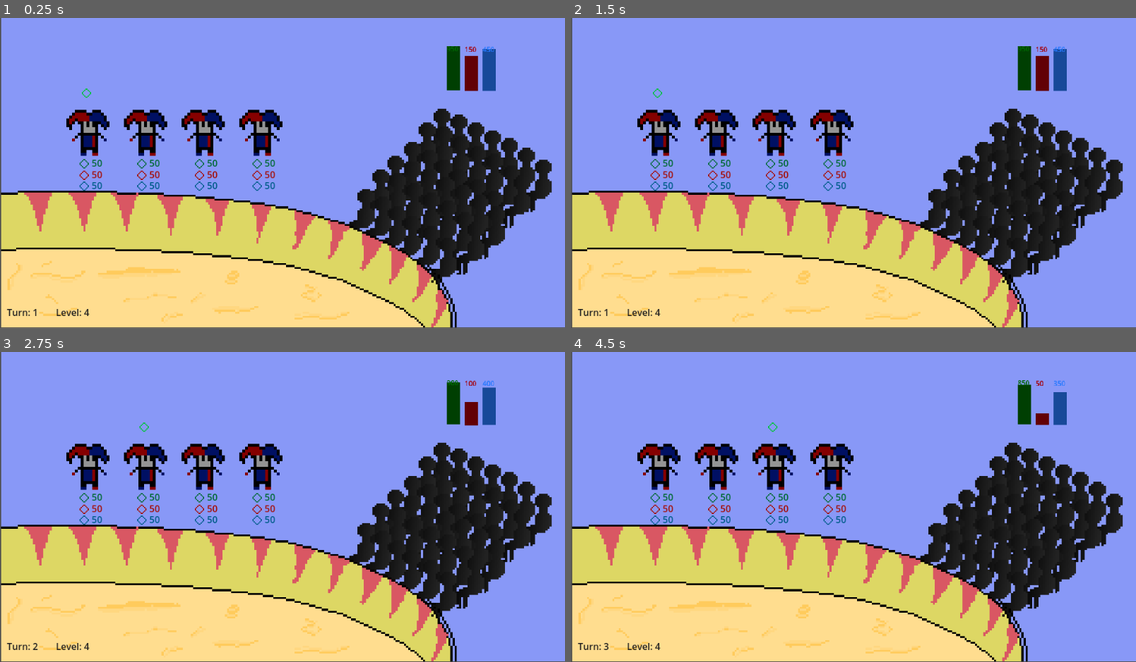
Above: before the commit, frames 1-4 (two rows, left to right).
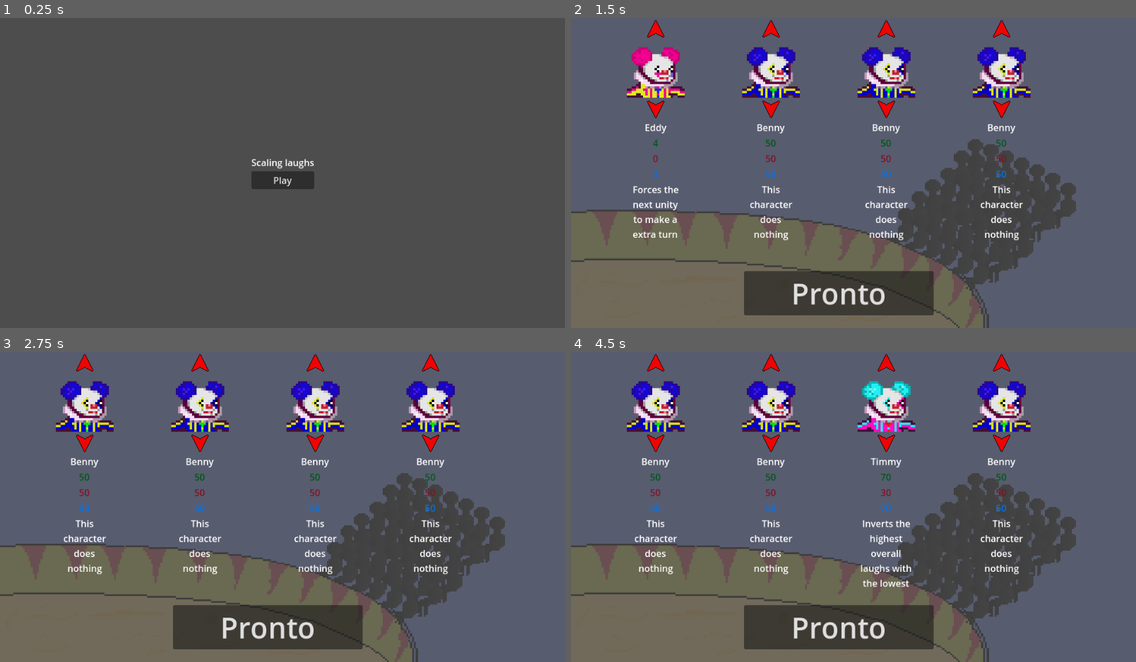
Above: after the commit, the same moments.

Repository: TNicoletti/MakeMeLaughGJ
Game: Godot game, scene res://Scenes/Menu.tscn
Same seed, same stepped clock (60 frames per second), same inputs: the game is played once before the commit and once after it. Before the commit the project starts from res://Scenes/Main.tscn. The engine's default icon, where the game draws it, is replaced by a stand-in: a white triangle on a blue panel in a dark square.
Inputs (mouse positions are in pixels of both pictures, inside the frame that each line leads up to):
- Up to frame 1 (0.25 s): no input
- Up to frame 2 (1.5 s): click (853, 179) at 0.5 s, where only the run after the commit has a clickable "Play"; click (655, 30) at 1.27 s
- Up to frame 3 (2.75 s): click (84, 441) at 2.02 s
- Up to frame 4 (4.5 s): click (887, 441) at 2.77 s; click (836, 627) at 3.5 s, where only the run after the commit has a clickable "Pronto"; click (610, 367) at 4.25 s, where only the run after the commit has a clickable "Give up"

The runs differ from the first frame. In frame 1, 100% of the frame differs, in the area x 0-100%, y 0-100%; in frame 2, 100%; in frame 3, 100%; in frame 4, 100%.

Commit message:
Made some visual improvements, some balance changes

Diff:
--- a/Scenes/Main.tscn
+++ b/Scenes/Main.tscn
@@ -1,27 +1,28 @@
-[gd_scene load_steps=4 format=3 uid="uid://cwdjy5dvlw4vf"]
+[gd_scene load_steps=5 format=3 uid="uid://cwdjy5dvlw4vf"]
 
 [ext_resource type="Script" path="res://Scripts/fight_manager.gd" id="2_is5p3"]
 [ext_resource type="Texture2D" uid="uid://dftft0tkabfnl" path="res://Sprites/Cenary.png" id="2_sa45l"]
 [ext_resource type="AudioStream" uid="uid://cmfatc37y1xap" path="res://Sound/Música jogo.wav" id="3_03qj6"]
+[ext_resource type="Script" path="res://Scripts/btn_give_up.gd" id="4_lrslk"]
 
 [node name="Main" type="Node2D"]
 
 [node name="Cenary" type="Sprite2D" parent="."]
-position = Vector2(666.062, 199)
-scale = Vector2(3.65806, 3.4)
+position = Vector2(700, 165.5)
+scale = Vector2(3.86777, 3.735)
 texture = ExtResource("2_sa45l")
 
 [node name="pos_a_1" type="Node2D" parent="."]
-position = Vector2(150, 200)
+position = Vector2(77, 398)
 
 [node name="pos_a_2" type="Node2D" parent="."]
-position = Vector2(250, 200)
+position = Vector2(177, 398)
 
 [node name="pos_a_3" type="Node2D" parent="."]
-position = Vector2(350, 200)
+position = Vector2(277, 398)
 
 [node name="pos_a_4" type="Node2D" parent="."]
-position = Vector2(450, 200)
+position = Vector2(377, 398)
 
 [node name="pos_e_1" type="Node2D" parent="."]
 position = Vector2(817, 85)
@@ -29,23 +30,34 @@
 [node name="FM" type="Node" parent="."]
 script = ExtResource("2_is5p3")
 turns = 16
+print_turns = false
 
 [node name="turn_label" type="Label" parent="."]
 modulate = Color(0.12549, 0.12549, 0.12549, 1)
-offset_left = 12.0
-offset_top = 501.0
-offset_right = 66.0
-offset_bottom = 524.0
+offset_left = 160.0
+offset_top = 21.0
+offset_right = 214.0
+offset_bottom = 44.0
 text = "Turn: 0"
 
 [node name="level_label" type="Label" parent="."]
 modulate = Color(0.12549, 0.12549, 0.12549, 1)
-offset_left = 97.0
-offset_top = 501.0
-offset_right = 151.0
-offset_bottom = 524.0
+offset_left = 245.0
+offset_top = 21.0
+offset_right = 303.0
+offset_bottom = 44.0
 text = "Level: 0"
 
 [node name="AudioStreamPlayer2D" type="AudioStreamPlayer2D" parent="."]
 stream = ExtResource("3_03qj6")
 autoplay = true
+
+[node name="Button" type="Button" parent="."]
+offset_left = 12.0
+offset_top = 10.0
+offset_right = 128.0
+offset_bottom = 41.0
+text = "Give up"
+script = ExtResource("4_lrslk")
+
+[connection signal="pressed" from="Button" to="Button" method="_on_pressed"]
--- a/Scenes/SelectScreen.tscn
+++ b/Scenes/SelectScreen.tscn
@@ -54,6 +54,12 @@
 texture_normal = ExtResource("1_r7qyp")
 flip_v = true
 
+[node name="lbl_name" type="Label" parent="HBoxContainer/VBoxContainer"]
+layout_mode = 2
+text = "Super"
+horizontal_alignment = 1
+vertical_alignment = 1
+
 [node name="lbl_g" type="Label" parent="HBoxContainer/VBoxContainer"]
 modulate = Color(0, 0.345098, 0.0901961, 1)
 layout_mode = 2
@@ -104,6 +110,12 @@
 texture_normal = ExtResource("1_r7qyp")
 flip_v = true
 
+[node name="lbl_name" type="Label" parent="HBoxContainer/VBoxContainer2"]
+layout_mode = 2
+text = "Super"
+horizontal_alignment = 1
+vertical_alignment = 1
+
 [node name="lbl_g" type="Label" parent="HBoxContainer/VBoxContainer2"]
 modulate = Color(0, 0.345098, 0.0901961, 1)
 layout_mode = 2
@@ -154,6 +166,12 @@
 texture_normal = ExtResource("1_r7qyp")
 flip_v = true
 
+[node name="lbl_name" type="Label" parent="HBoxContainer/VBoxContainer3"]
+layout_mode = 2
+text = "Super"
+horizontal_alignment = 1
+vertical_alignment = 1
+
 [node name="lbl_g" type="Label" parent="HBoxContainer/VBoxContainer3"]
 modulate = Color(0, 0.345098, 0.0901961, 1)
 layout_mode = 2
@@ -203,6 +221,12 @@
 layout_mode = 2
 texture_normal = ExtResource("1_r7qyp")
 flip_v = true
+
+[node name="lbl_name" type="Label" parent="HBoxContainer/VBoxContainer4"]
+layout_mode = 2
+text = "Super"
+horizontal_alignment = 1
+vertical_alignment = 1
 
 [node name="lbl_g" type="Label" parent="HBoxContainer/VBoxContainer4"]
 modulate = Color(0, 0.345098, 0.0901961, 1)
--- a/Scenes/char.tscn
+++ b/Scenes/char.tscn
@@ -1,9 +1,48 @@
-[gd_scene load_steps=5 format=3 uid="uid://b44cnp22f7gby"]
+[gd_scene load_steps=9 format=3 uid="uid://b44cnp22f7gby"]
 
 [ext_resource type="Script" path="res://Scripts/Character.gd" id="1_8hwsy"]
+[ext_resource type="Texture2D" uid="uid://bk0jnuisc6q0h" path="res://Sprites/Clown-Sheet.png" id="2_4cni1"]
 [ext_resource type="Texture2D" uid="uid://cxtjm6nmv7kkx" path="res://Sprites/Simboll.png" id="2_8f5kp"]
-[ext_resource type="Texture2D" uid="uid://c81f7v5qceyhe" path="res://Sprites/Jester.png" id="2_c10i7"]
 [ext_resource type="Texture2D" uid="uid://bawovq3wre8ce" path="res://Sprites/Benny.png" id="4_2q5xl"]
+[ext_resource type="AudioStream" uid="uid://dul5yh28w0duk" path="res://Sound/torta na cara.wav" id="5_hh6d2"]
+
+[sub_resource type="Animation" id="Animation_h1lxk"]
+resource_name = "clown_idle"
+length = 1.2
+loop_mode = 1
+tracks/0/type = "value"
+tracks/0/imported = false
+tracks/0/enabled = true
+tracks/0/path = NodePath("Sprite:frame")
+tracks/0/interp = 1
+tracks/0/loop_wrap = true
+tracks/0/keys = {
+"times": PackedFloat32Array(0, 0.15, 0.3, 0.45, 0.6, 0.75, 0.9, 1.05),
+"transitions": PackedFloat32Array(1, 1, 1, 1, 1, 1, 1, 1),
+"update": 1,
+"values": [0, 1, 2, 3, 4, 5, 6, 7]
+}
+
+[sub_resource type="Animation" id="Animation_x3wk5"]
+length = 0.001
+tracks/0/type = "value"
+tracks/0/imported = false
+tracks/0/enabled = true
+tracks/0/path = NodePath("Sprite:frame")
+tracks/0/interp = 1
+tracks/0/loop_wrap = true
+tracks/0/keys = {
+"times": PackedFloat32Array(0),
+"transitions": PackedFloat32Array(1),
+"update": 1,
+"values": [0]
+}
+
+[sub_resource type="AnimationLibrary" id="AnimationLibrary_yevnt"]
+_data = {
+"RESET": SubResource("Animation_x3wk5"),
+"clown_idle": SubResource("Animation_h1lxk")
+}
 
 [node name="Char" type="Node2D"]
 script = ExtResource("1_8hwsy")
@@ -13,8 +52,10 @@
 [node name="CharSC" type="Node2D" parent="."]
 
 [node name="Sprite" type="Sprite2D" parent="."]
-scale = Vector2(5, 5)
-texture = ExtResource("2_c10i7")
+position = Vector2(13, -18)
+scale = Vector2(2.27, 2.27)
+texture = ExtResource("2_4cni1")
+hframes = 8
 
 [node name="g_label" type="Label" parent="."]
 modulate = Color(0, 0.411765, 0.2, 1)
@@ -57,11 +98,20 @@
 
 [node name="is_turn" type="Sprite2D" parent="."]
 visible = false
-modulate = Color(0, 0.768627, 0.223529, 1)
-position = Vector2(0, -69)
-scale = Vector2(2, 2)
+modulate = Color(0.435294, 0.00392157, 0.796078, 1)
+position = Vector2(16, -105)
+scale = Vector2(3, 3)
 texture = ExtResource("2_8f5kp")
 
 [node name="Head" type="Sprite2D" parent="."]
 visible = false
 texture = ExtResource("4_2q5xl")
+
+[node name="AnimationPlayer" type="AnimationPlayer" parent="."]
+libraries = {
+"": SubResource("AnimationLibrary_yevnt")
+}
+autoplay = "clown_idle"
+
+[node name="attackS" type="AudioStreamPlayer2D" parent="."]
+stream = ExtResource("5_hh6d2")
--- a/Scenes/char1.tscn
+++ b/Scenes/char1.tscn
@@ -1,10 +1,20 @@
-[gd_scene load_steps=2 format=3 uid="uid://5pboq1wsx7x4"]
+[gd_scene load_steps=4 format=3 uid="uid://5pboq1wsx7x4"]
 
 [ext_resource type="PackedScene" uid="uid://b44cnp22f7gby" path="res://Scenes/char.tscn" id="1_4sv66"]
+[ext_resource type="Texture2D" uid="uid://77wo3v8hhcdp" path="res://Sprites/Benny-Sheet.png" id="2_nd0rk"]
+[ext_resource type="AudioStream" uid="uid://cmfcnaltv7u3c" path="res://Sound/torta na cara 2.wav" id="2_x0f5p"]
 
 [node name="Char" instance=ExtResource("1_4sv66")]
+scale = Vector2(1.31, 1.31)
+char_name = "Benny"
 g_laugh = 50
 b_laugh = 50
 r_laugh = 50
 hability = 0
 hability_description = ""
+
+[node name="Sprite" parent="." index="1"]
+texture = ExtResource("2_nd0rk")
+
+[node name="attackS" parent="." index="8"]
+stream = ExtResource("2_x0f5p")
--- a/Scenes/char2.tscn
+++ b/Scenes/char2.tscn
@@ -1,14 +1,19 @@
-[gd_scene load_steps=3 format=3 uid="uid://cxaivbuok0gws"]
+[gd_scene load_steps=4 format=3 uid="uid://cxaivbuok0gws"]
 
 [ext_resource type="PackedScene" uid="uid://b44cnp22f7gby" path="res://Scenes/char.tscn" id="1_jelg5"]
 [ext_resource type="Texture2D" uid="uid://8ufqswy0x5k3" path="res://Sprites/Eddy.png" id="2_aubwr"]
+[ext_resource type="Texture2D" uid="uid://tkufesenacas" path="res://Sprites/Eddy-Sheet.png" id="2_uqmv4"]
 
 [node name="Char" instance=ExtResource("1_jelg5")]
+char_name = "Eddy"
 g_laugh = 4
 b_laugh = 3
 r_laugh = 0
 hability = 3
 hability_description = "Forces the next unity to make a extra turn"
 
+[node name="Sprite" parent="." index="1"]
+texture = ExtResource("2_uqmv4")
+
 [node name="Head" parent="." index="6"]
 texture = ExtResource("2_aubwr")
--- a/Scenes/char3.tscn
+++ b/Scenes/char3.tscn
@@ -4,6 +4,8 @@
 [ext_resource type="Texture2D" uid="uid://cw4nepyacg5f2" path="res://Sprites/Freddy.png" id="2_ytgpr"]
 
 [node name="Char" instance=ExtResource("1_bvinj")]
+char_name = "Freddy"
+r_laugh = 4
 hability_description = "Doubles next unity's laughs, decreases the previous by the same amount"
 
 [node name="Head" parent="." index="6"]
--- a/Scenes/char4.tscn
+++ b/Scenes/char4.tscn
@@ -1,14 +1,19 @@
-[gd_scene load_steps=3 format=3 uid="uid://b0xb1jduucacw"]
+[gd_scene load_steps=4 format=3 uid="uid://b0xb1jduucacw"]
 
 [ext_resource type="PackedScene" uid="uid://b44cnp22f7gby" path="res://Scenes/char.tscn" id="1_unk6u"]
+[ext_resource type="Texture2D" uid="uid://bmm8kf8td11bl" path="res://Sprites/Lenny-Sheet.png" id="2_bwqt2"]
 [ext_resource type="Texture2D" uid="uid://cclkbkg4c3f5a" path="res://Sprites/Lenny.png" id="2_hdawr"]
 
 [node name="Char" instance=ExtResource("1_unk6u")]
-g_laugh = 1
-b_laugh = 1
-r_laugh = 0
+char_name = "Lenny"
+g_laugh = 5
+b_laugh = 5
+r_laugh = 1
 hability = 2
 hability_description = "Gradually Increases its own laughs"
 
+[node name="Sprite" parent="." index="1"]
+texture = ExtResource("2_bwqt2")
+
 [node name="Head" parent="." index="6"]
 texture = ExtResource("2_hdawr")
--- a/Scenes/char5.tscn
+++ b/Scenes/char5.tscn
@@ -1,14 +1,18 @@
-[gd_scene load_steps=3 format=3 uid="uid://bpmtitfn0lc0c"]
+[gd_scene load_steps=4 format=3 uid="uid://bpmtitfn0lc0c"]
 
 [ext_resource type="PackedScene" uid="uid://b44cnp22f7gby" path="res://Scenes/char.tscn" id="1_7c1ol"]
+[ext_resource type="Texture2D" uid="uid://kwbwegw0tu56" path="res://Sprites/Teddy-Sheet.png" id="2_0rgkq"]
 [ext_resource type="Texture2D" uid="uid://bjg5ymigexmkp" path="res://Sprites/Teddy.png" id="2_54op2"]
 
 [node name="Char" instance=ExtResource("1_7c1ol")]
-g_laugh = 5
-b_laugh = 2
-r_laugh = 3
+char_name = "Teddy"
+b_laugh = 0
+r_laugh = 2
 hability = 4
 hability_description = "increases next unity's laugh factor by this unity's laugh factor"
 
+[node name="Sprite" parent="." index="1"]
+texture = ExtResource("2_0rgkq")
+
 [node name="Head" parent="." index="6"]
 texture = ExtResource("2_54op2")
--- a/Scenes/char6.tscn
+++ b/Scenes/char6.tscn
@@ -1,14 +1,19 @@
-[gd_scene load_steps=3 format=3 uid="uid://k3qp4hkefmbd"]
+[gd_scene load_steps=4 format=3 uid="uid://k3qp4hkefmbd"]
 
 [ext_resource type="PackedScene" uid="uid://b44cnp22f7gby" path="res://Scenes/char.tscn" id="1_f6ohk"]
 [ext_resource type="Texture2D" uid="uid://boy5401q5wlo2" path="res://Sprites/Timmy.png" id="2_0fm3l"]
+[ext_resource type="Texture2D" uid="uid://bklvy4q73qiy1" path="res://Sprites/Timmy-Sheet.png" id="2_0pmdo"]
 
 [node name="Char" instance=ExtResource("1_f6ohk")]
-g_laugh = 50
-b_laugh = 80
-r_laugh = 90
+char_name = "Timmy"
+g_laugh = 70
+b_laugh = 70
+r_laugh = 30
 hability = 5
 hability_description = "Inverts the highest overall laughs with the lowest"
 
+[node name="Sprite" parent="." index="1"]
+texture = ExtResource("2_0pmdo")
+
 [node name="Head" parent="." index="6"]
 texture = ExtResource("2_0fm3l")
--- a/Scenes/en.tscn
+++ b/Scenes/en.tscn
@@ -18,6 +18,7 @@
 theme_override_styles/background = SubResource("StyleBoxEmpty_2c3nq")
 theme_override_styles/fill = SubResource("StyleBoxFlat_a87sl")
 value = 50.0
+rounded = true
 fill_mode = 3
 show_percentage = false
 
@@ -38,6 +39,7 @@
 theme_override_styles/background = SubResource("StyleBoxEmpty_2c3nq")
 theme_override_styles/fill = SubResource("StyleBoxFlat_a87sl")
 value = 50.0
+rounded = true
 fill_mode = 3
 show_percentage = false
 
@@ -58,6 +60,7 @@
 theme_override_styles/background = SubResource("StyleBoxEmpty_2c3nq")
 theme_override_styles/fill = SubResource("StyleBoxFlat_a87sl")
 value = 50.0
+rounded = true
 fill_mode = 3
 show_percentage = false
 
--- a/Scenes/en1.tscn
+++ b/Scenes/en1.tscn
@@ -6,3 +6,12 @@
 g_laugh = 500
 b_laugh = 0
 r_laugh = 0
+
+[node name="lbl_c" parent="pb_b" index="0"]
+layout_mode = 0
+
+[node name="lbl_c" parent="pb_g" index="0"]
+layout_mode = 0
+
+[node name="lbl_c" parent="pb_r" index="0"]
+layout_mode = 0
--- a/Scenes/en2.tscn
+++ b/Scenes/en2.tscn
@@ -8,9 +8,21 @@
 
 [node name="lbl_c" parent="pb_b" index="0"]
 layout_mode = 0
+offset_left = 0.0
+offset_top = 0.0
+offset_right = 30.0
+offset_bottom = 26.0
 
 [node name="lbl_c" parent="pb_g" index="0"]
 layout_mode = 0
+offset_left = 0.0
+offset_top = 0.0
+offset_right = 30.0
+offset_bottom = 26.0
 
 [node name="lbl_c" parent="pb_r" index="0"]
 layout_mode = 0
+offset_left = 0.0
+offset_top = 0.0
+offset_right = 30.0
+offset_bottom = 26.0
--- a/Scripts/Character.gd
+++ b/Scripts/Character.gd
@@ -21,6 +21,7 @@
 
 func set_turn():
 	$is_turn.visible = true
+	$attackS.play()
 	pass
 
 func unset_turn():
@@ -28,15 +29,17 @@
 	pass
 
 func animate_buff():
-	$Sprite.modulate = "green"
+	var aux = $Sprite.modulate
+	$Sprite.modulate = "00cf6b"
 	await get_tree().create_timer(2).timeout
-	$Sprite.modulate = "white"
+	$Sprite.modulate = aux
 	pass
 
 func animate_debuff():
-	$Sprite.modulate = "red"
+	var aux = $Sprite.modulate
+	$Sprite.modulate = "d70061"
 	await get_tree().create_timer(2).timeout
-	$Sprite.modulate = "white"
+	$Sprite.modulate = aux
 	pass
 
 func animate_laugh():
--- a/Scripts/Enemy.gd
+++ b/Scripts/Enemy.gd
@@ -6,27 +6,14 @@
 @export var r_laugh = 1000
 
 func _ready():
-	if b_laugh == 0:
-		$pb_b.max_value = 1
-		$pb_b.value = 0
-	else:
-		$pb_b.max_value = b_laugh
-		$pb_b.value = b_laugh
-	if g_laugh == 0:
-		$pb_g.max_value = 1
-		$pb_g.value = 0
-	else:
-		$pb_g.max_value = g_laugh
-		$pb_g.value = g_laugh
-	if r_laugh == 0:
-		$pb_r.max_value = 1
-		$pb_r.value = 0
-	else:
-		$pb_r.max_value = r_laugh
-		$pb_r.value = r_laugh
-	update_pb()
+	$pb_b.max_value = b_laugh
 
-func update_pb():
+	$pb_g.max_value = g_laugh
+
+	$pb_r.max_value = r_laugh
+	raw_update_pb()
+
+func raw_update_pb():
 	$pb_b.value = b_laugh
 	$pb_b/lbl_c.text = str(b_laugh)
 	$pb_g.value = g_laugh
@@ -34,9 +21,55 @@
 	$pb_r.value = r_laugh
 	$pb_r/lbl_c.text = str(r_laugh)
 
+	if b_laugh <= 0:
+		$pb_b.visible = false
+		b_laugh_over = true
+	if g_laugh <= 0:
+		$pb_g.visible = false
+		g_laugh_over = true
+	if r_laugh <= 0:
+		$pb_r.visible = false
+		r_laugh_over = true
+func update_pb():
+	if g_laugh < 0:
+		g_laugh = 0
+	if r_laugh < 0:
+		r_laugh = 0
+	if b_laugh < 0:
+		b_laugh = 0
 
+	await animate_pb()
+
+	if b_laugh <= 0:
+		$pb_b.visible = false
+		b_laugh_over = true
+	if g_laugh <= 0:
+		$pb_g.visible = false
+		g_laugh_over = true
+	if r_laugh <= 0:
+		$pb_r.visible = false
+		r_laugh_over = true
+
+var tween
+func animate_pb(tween_duration = 2):
+	if tween:
+		tween.kill()
+	tween = get_tree().create_tween()
+	tween.parallel().tween_property($pb_g, 'value', g_laugh, tween_duration)
+	tween.parallel().tween_property($pb_r, 'value', r_laugh, tween_duration)
+	tween.parallel().tween_property($pb_b, 'value', b_laugh, tween_duration)
+
+	$pb_b/lbl_c.text = str(b_laugh)
+	$pb_g/lbl_c.text = str(g_laugh)
+	$pb_r/lbl_c.text = str(r_laugh)
+	await tween.finished
+
+var b_laugh_over = false
+var g_laugh_over = false
+var r_laugh_over = false
 func is_dead(): #Enemy function
-	return b_laugh < 0 and g_laugh < 0 and r_laugh < 0
+
+	return (b_laugh <= 0 or b_laugh_over) and (g_laugh <= 0 or g_laugh_over) and (r_laugh <= 0 or r_laugh_over)
 
 func animate_laugh():
 
--- a/Scripts/GamePersistSG.gd
+++ b/Scripts/GamePersistSG.gd
@@ -1,5 +1,6 @@
 extends Node
 const  ALLY_MAX=6
+const  ALLY_QTD=4
 var ally = [0,0,0,0]
 
-var level = 3
+var level = 0
--- a/Scripts/SelectScreen.gd
+++ b/Scripts/SelectScreen.gd
@@ -32,24 +32,29 @@
 		$HBoxContainer/VBoxContainer/lbl_r.text = str(chars[a].r_laugh)
 		$HBoxContainer/VBoxContainer/hab_desc.text = st
 		$HBoxContainer/VBoxContainer/TextureRect.texture = chars[a].get_node("Head").texture
+		$HBoxContainer/VBoxContainer/lbl_name.text = chars[a].char_name
 	elif id == 1:
 		$HBoxContainer/VBoxContainer2/lbl_b.text = str(chars[a].b_laugh)
 		$HBoxContainer/VBoxContainer2/lbl_g.text = str(chars[a].g_laugh)
 		$HBoxContainer/VBoxContainer2/lbl_r.text = str(chars[a].r_laugh)
 		$HBoxContainer/VBoxContainer2/hab_desc.text = st
 		$HBoxContainer/VBoxContainer2/TextureRect.texture = chars[a].get_node("Head").texture
+		$HBoxContainer/VBoxContainer2/lbl_name.text = chars[a].char_name
 	elif id == 2:
 		$HBoxContainer/VBoxContainer3/lbl_b.text = str(chars[a].b_laugh)
 		$HBoxContainer/VBoxContainer3/lbl_g.text = str(chars[a].g_laugh)
 		$HBoxContainer/VBoxContainer3/lbl_r.text = str(chars[a].r_laugh)
 		$HBoxContainer/VBoxContainer3/hab_desc.text = st
 		$HBoxContainer/VBoxContainer3/TextureRect.texture = chars[a].get_node("Head").texture
+		$HBoxContainer/VBoxContainer3/lbl_name.text = chars[a].char_name
 	elif id == 3:
 		$HBoxContainer/VBoxContainer4/lbl_b.text = str(chars[a].b_laugh)
 		$HBoxContainer/VBoxContainer4/lbl_g.text = str(chars[a].g_laugh)
 		$HBoxContainer/VBoxContainer4/lbl_r.text = str(chars[a].r_laugh)
 		$HBoxContainer/VBoxContainer4/hab_desc.text = st
 		$HBoxContainer/VBoxContainer4/TextureRect.texture = chars[a].get_node("Head").texture
+		$HBoxContainer/VBoxContainer4/lbl_name.text = chars[a].char_name
+
 func _on_botao_inferior1_pressed(id):
 	GamePersistSg.ally[id]-=1
 	if GamePersistSg.ally[id]==-1:
--- /dev/null
+++ b/Scripts/btn_give_up.gd
@@ -0,0 +1,5 @@
+extends Node
+
+func _on_pressed():
+	get_tree().change_scene_to_file("res://Scenes/SelectScreen.tscn")
+	pass # Replace with function body.
--- a/Scripts/fight_manager.gd
+++ b/Scripts/fight_manager.gd
@@ -1,11 +1,11 @@
 extends Node
 
 var ally
+var enemy
 
 @onready var enemy_pre = [preload("res://Scenes/en1.tscn"), preload("res://Scenes/en2.tscn"), preload("res://Scenes/en3.tscn"), preload("res://Scenes/en2.tscn")]
 @onready var chars=[preload("res://Scenes/char1.tscn"),preload("res://Scenes/char2.tscn"),preload("res://Scenes/char3.tscn"),preload("res://Scenes/char4.tscn"),preload("res://Scenes/char5.tscn"),preload("res://Scenes/char6.tscn")]
 
-var enemy
 @export var turns = 15
 
 signal win_signal
@@ -26,6 +26,7 @@
 get_parent().get_node("pos_a_2/Char"),
 get_parent().get_node("pos_a_3/Char"),
 get_parent().get_node("pos_a_4/Char")]
+	await get_tree().create_timer(2).timeout
 	turn(1)
 	pass
 
@@ -51,31 +52,31 @@
 	enemy.r_laugh -= ally[at].r_laugh
 	enemy.update_pb()
 	if ally[at].hability == 1:
-		var oldg = ally[(at + 1)%GamePersistSg.ALLY_MAX].g_laugh
-		var oldb = ally[(at + 1)%GamePersistSg.ALLY_MAX].b_laugh
-		var oldr = ally[(at + 1)%GamePersistSg.ALLY_MAX].r_laugh
-		ally[(at + 1)%GamePersistSg.ALLY_MAX].g_laugh *= 2
-		ally[(at + 1)%GamePersistSg.ALLY_MAX].b_laugh *= 2
-		ally[(at + 1)%GamePersistSg.ALLY_MAX].r_laugh *= 2
-		ally[(at + 1)%GamePersistSg.ALLY_MAX].update_label()
-		ally[(at + 1)%GamePersistSg.ALLY_MAX].animate_buff()
-		ally[(at - 1)%GamePersistSg.ALLY_MAX].g_laugh -= oldg
-		ally[(at - 1)%GamePersistSg.ALLY_MAX].b_laugh -= oldb
-		ally[(at - 1)%GamePersistSg.ALLY_MAX].r_laugh -= oldr
-		ally[(at - 1)%GamePersistSg.ALLY_MAX].update_label()
-		ally[(at - 1)%GamePersistSg.ALLY_MAX].animate_debuff()
+		var oldg = ally[(at + 1)%GamePersistSg.ALLY_QTD].g_laugh
+		var oldb = ally[(at + 1)%GamePersistSg.ALLY_QTD].b_laugh
+		var oldr = ally[(at + 1)%GamePersistSg.ALLY_QTD].r_laugh
+		ally[(at + 1)%GamePersistSg.ALLY_QTD].g_laugh *= 2
+		ally[(at + 1)%GamePersistSg.ALLY_QTD].b_laugh *= 2
+		ally[(at + 1)%GamePersistSg.ALLY_QTD].r_laugh *= 2
+		ally[(at + 1)%GamePersistSg.ALLY_QTD].update_label()
+		ally[(at + 1)%GamePersistSg.ALLY_QTD].animate_buff()
+		ally[(at - 1)%GamePersistSg.ALLY_QTD].g_laugh -= oldg
+		ally[(at - 1)%GamePersistSg.ALLY_QTD].b_laugh -= oldb
+		ally[(at - 1)%GamePersistSg.ALLY_QTD].r_laugh -= oldr
+		ally[(at - 1)%GamePersistSg.ALLY_QTD].update_label()
+		ally[(at - 1)%GamePersistSg.ALLY_QTD].animate_debuff()
 	if ally[at].hability == 2:
-		ally[at].g_laugh *= 1.3
-		ally[at].b_laugh *= 1.3
-		ally[at].r_laugh *= 1.3
+		ally[at].g_laugh *= 1.5
+		ally[at].b_laugh *= 1.5
+		ally[at].r_laugh *= 1.5
 		ally[at].update_label()
 		ally[at].animate_buff()
 	if ally[at].hability == 4:
-		ally[(at + 1)%GamePersistSg.ALLY_MAX].g_laugh += ally[at].g_laugh
-		ally[(at + 1)%GamePersistSg.ALLY_MAX].b_laugh += ally[at].b_laugh
-		ally[(at + 1)%GamePersistSg.ALLY_MAX].r_laugh += ally[at].r_laugh
-		ally[(at + 1)%GamePersistSg.ALLY_MAX].update_label()
-		ally[(at + 1)%GamePersistSg.ALLY_MAX].animate_buff()
+		ally[(at + 1)%GamePersistSg.ALLY_QTD].g_laugh += ally[at].g_laugh
+		ally[(at + 1)%GamePersistSg.ALLY_QTD].b_laugh += ally[at].b_laugh
+		ally[(at + 1)%GamePersistSg.ALLY_QTD].r_laugh += ally[at].r_laugh
+		ally[(at + 1)%GamePersistSg.ALLY_QTD].update_label()
+		ally[(at + 1)%GamePersistSg.ALLY_QTD].animate_buff()
 	if ally[at].hability == 5:
 		var high = 0
 		var hs
@@ -104,12 +105,11 @@
 		hl.update_label()
 
 
+	await get_tree().create_timer(2).timeout
 	if enemy.is_dead():
 		print("GANHOU")
 		win()
-
 		return
-	await get_tree().create_timer(2).timeout
 	if ally[at].hability == 3:
 		turn(current_turn + 1, true)
 		await get_tree().create_timer(2).timeout
--- a/project.godot
+++ b/project.godot
@@ -11,7 +11,7 @@
 [application]
 
 config/name="MakeMeLaughGJ"
-run/main_scene="res://Scenes/Main.tscn"
+run/main_scene="res://Scenes/Menu.tscn"
 config/features=PackedStringArray("4.2", "Forward Plus")
 config/icon="res://icon.svg"
 
Binary file added: Sprites/Benny-Sheet.png
Not shown, added: Sprites/Benny-Sheet.png.import
Binary file added: Sprites/Clown-Sheet.png
Not shown, added: Sprites/Clown-Sheet.png.import
Binary file added: Sprites/Eddy-Sheet.png
Not shown, added: Sprites/Eddy-Sheet.png.import
Binary file added: Sprites/Lenny-Sheet.png
Not shown, added: Sprites/Lenny-Sheet.png.import
Binary file added: Sprites/Teddy-Sheet.png
Not shown, added: Sprites/Teddy-Sheet.png.import
Binary file added: Sprites/Timmy-Sheet.png
Not shown, added: Sprites/Timmy-Sheet.png.import
